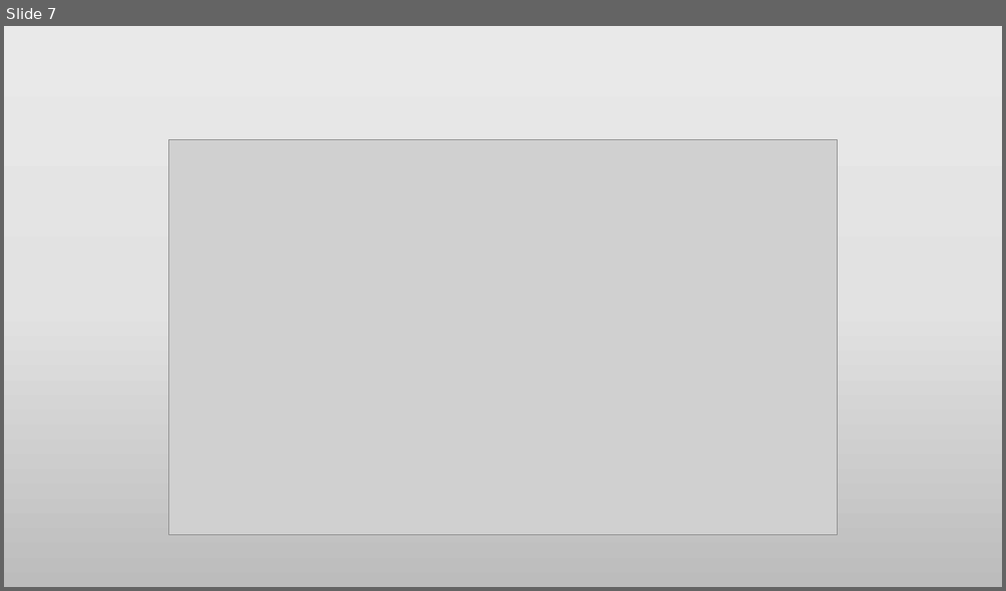
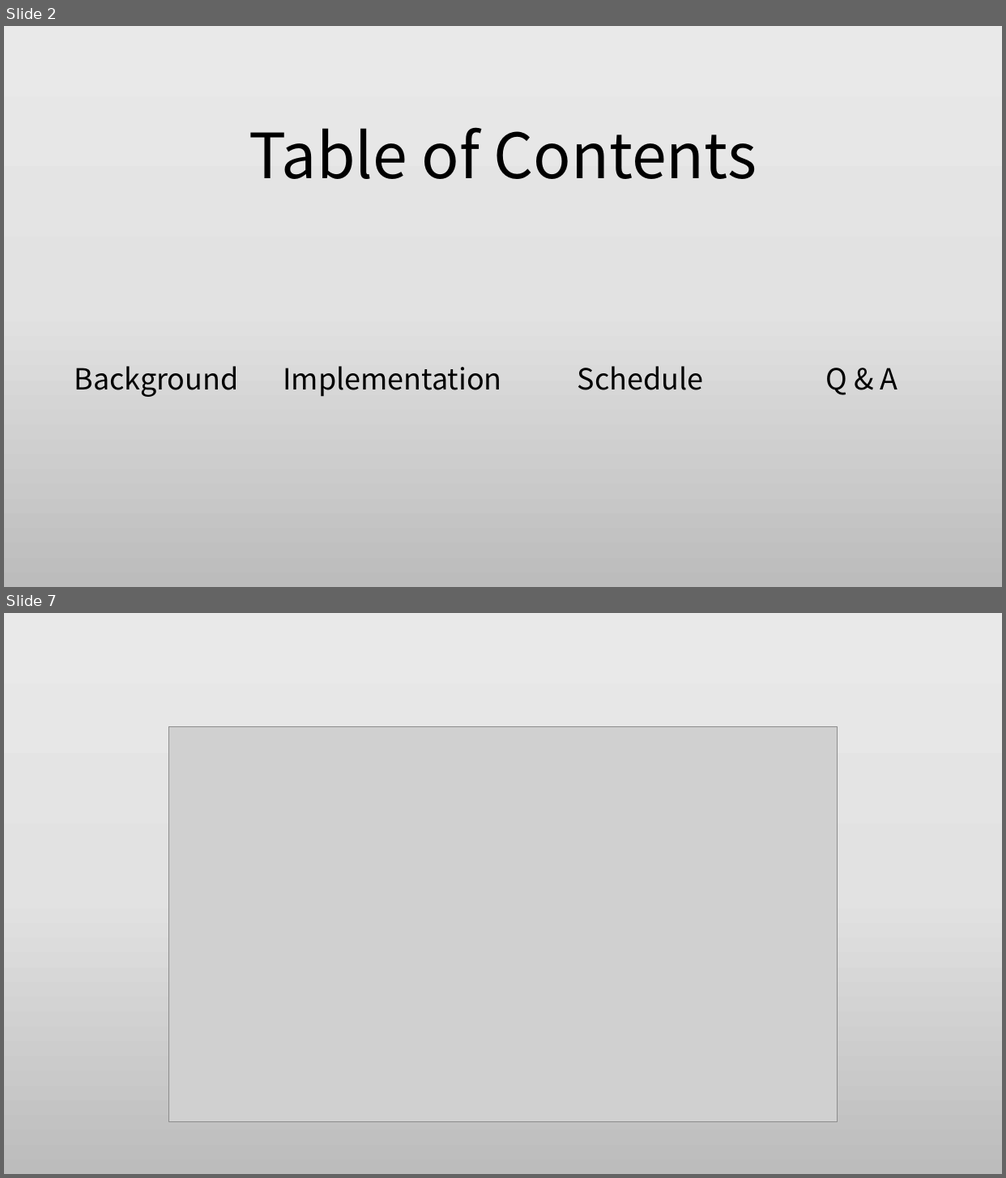
Before and after one commit to HJSUNG/capstone-design_2019, a slide deck: Documents/캡스톤_6조_1주차.pptx. Shown one above the other, each under a label of ours: slide 7 before the commit, slides 2 and 7 after it; the slides between them are not shown. The pictures are 1006x591 and 1006x1178 pixels, drawn with LibreOffice and Linux fonts; fonts in the diff are those of the drawing; grey boxes stand for pictures. Boxes give left, top, right and bottom in pixels: in the first picture for what was removed or moved away, otherwise in the second. Text is boxed around its words. In the diff, an @@ line names an element or a change of style, - is before the commit and + after.

```diff
--- a/Documents/캡스톤_6조_1주차.pptx
+++ b/Documents/캡스톤_6조_1주차.pptx
@@ slide 2 added at bbox=[4, 26, 1002, 587], background gradient #EBEAEA to #E4E3E3 to #BDBCBC @@
@@ text added at bbox=[249, 127, 757, 179], 60 pt, text #000000 @@
+Table of Contents
@@ text added at bbox=[74, 366, 239, 397], 28 pt, text #000000 @@
+Background
@@ text added at bbox=[283, 366, 501, 397], 28 pt, text #000000 @@
+Implementation
@@ text added at bbox=[577, 366, 703, 390], 28 pt, text #000000 @@
+Schedule
@@ text added at bbox=[826, 368, 898, 395], 28 pt, text #000000 @@
+Q & A
```
Also in this commit, not shown: 4 slides changed, 3 other slides added, 4 slides removed.
